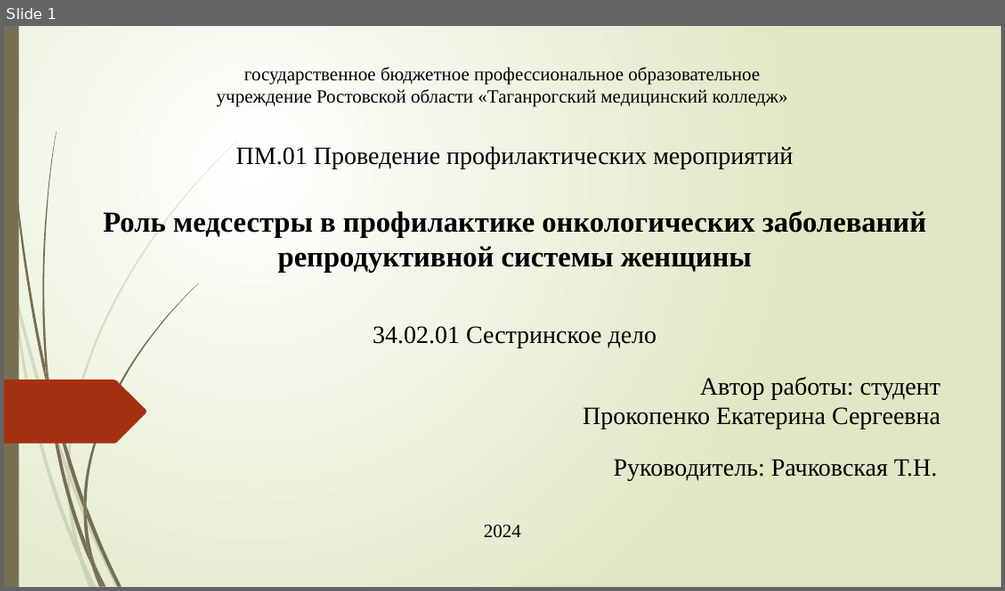
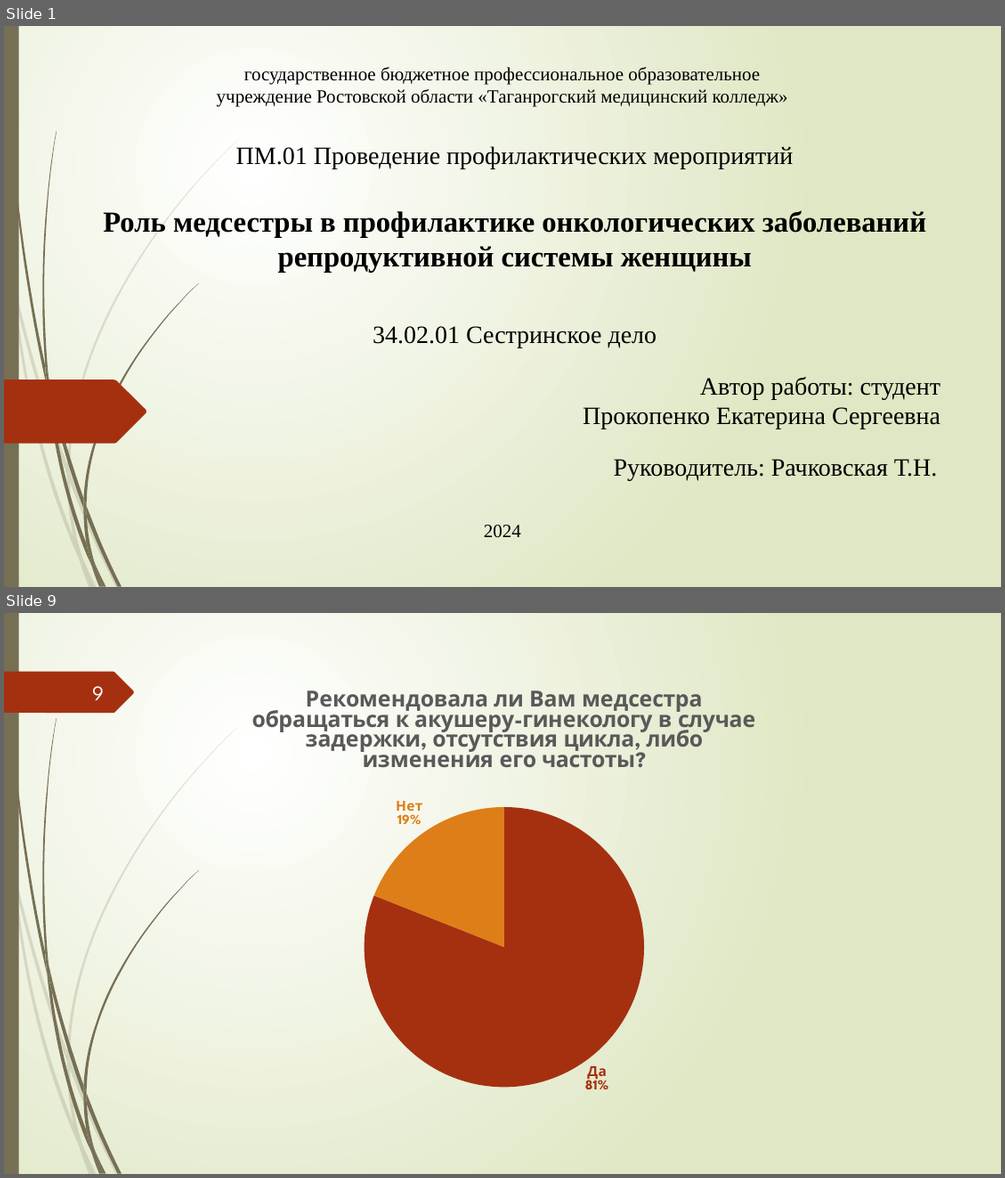
Before and after one commit to cottarius/kate-kurs, a slide deck: ProkopenkoES.pptx. Shown one above the other, each under a label of ours: slide 1 before the commit, slides 1 and 9 after it; the slides between them are not shown. The pictures are 1005x591 and 1005x1178 pixels, drawn with LibreOffice and Linux fonts; fonts in the diff are those of the drawing. Boxes give left, top, right and bottom in pixels: in the first picture for what was removed or moved away, otherwise in the second. Text is boxed around its words. In the diff, an @@ line names an element or a change of style, - is before the commit and + after.

```diff
--- a/ProkopenkoES.pptx
+++ b/ProkopenkoES.pptx
@@ slide 9 added at (4, 613, 1001, 1174), background gradient #FFFFFF to #DFE8C4; not listed: 23 template elements that a slide beside it also shows @@
@@ freeform shape added at (4, 672, 134, 713), fill #A53010 @@
@@ page number added at (92, 686, 104, 700), 20 pt, text #FEFFFF @@
+9
@@ pie chart added at (171, 672, 836, 1116) @@
+title "Рекомендовала ли Вам медсестра обращаться к акушеру-гинекологу в случае задержки, отсутствия цикла, либо изменения его частоты? "
+categories: Да, Нет
+Series 1: 81, 19, -, -
```
Also in this commit, not shown: 1 slide changed, 14 other slides added, 2 other files.
